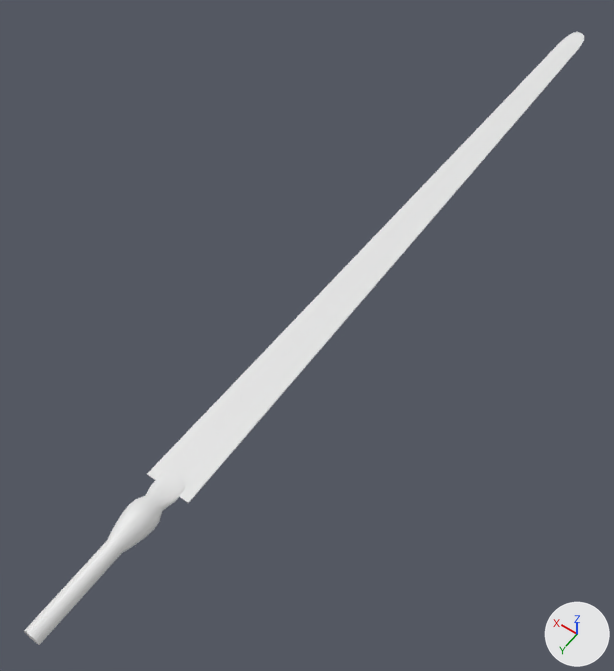
Before and after pictures for a commit that changed the FBX model ProgrammingDev/Assets/Meshs/sword_1.FBX.
Rendered twice from a camera (50 mm lens) standing at (-1.03, 1.91, 2.28) and looking at (0.09, 0.34, -0.19). Arrows for +X, +Y and +Z are at lower right; the lights stay in place. Where no turn or scale is listed for an object, it has been applied to the vertices.
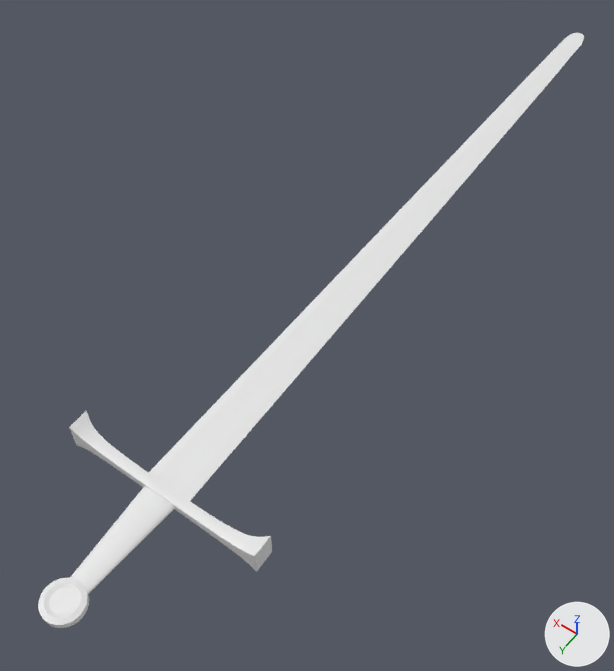
Location of each change, [x1, y1, x2, y2] in pixels of the pictures (614 x 671 px):
'Cylinder001', reshaped
    before: [24, 32, 584, 645]
    after: [38, 33, 584, 628]
part 1 of me_mesh, added
    after: [69, 411, 272, 572]
part 2 of me_mesh, added
    after: [38, 578, 89, 628]
part 3 of me_mesh, added
    after: [70, 486, 175, 594]
part 4 of me_mesh, cut back
    before: [24, 32, 584, 645]
    after: [149, 33, 584, 501]

What the commit changed:
me_mesh is used by ob_cylinder001; location (0.008, 1.546, 0.0).
me_mesh had 296 vertices, 584 faces and spanned x -0.08..0.08, y -3.29..0.17, z -0.05..0.05.
me_mesh now has 1397 vertices, 2776 faces and spans x -0.36..0.36, y -3.29..0.12, z -0.06..0.06.
me_mesh part 1: a new loose piece of 952 vertices spanning x -0.36..0.36, y -0.41..-0.34, z -0.06..0.06.
me_mesh part 2: a new loose piece of 250 vertices spanning x -0.07..0.07, y -0.01..0.12, z -0.02..0.02.
me_mesh part 3: a new loose piece of 60 vertices spanning x -0.06..0.06, y -0.34..0.0, z -0.01..0.01.
me_mesh part 4: 284 vertices removed from x -0.08..0.08, y -3.29..0.17, z -0.05..0.05; 123 vertices added at x -0.06..0.06, y -3.29..-0.37, z 0.0.
